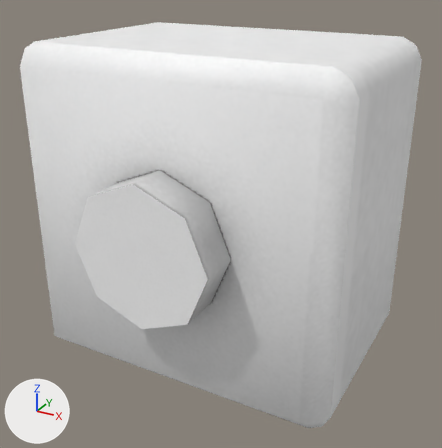
A saved change to the Blender file Models/doors/door.blend.
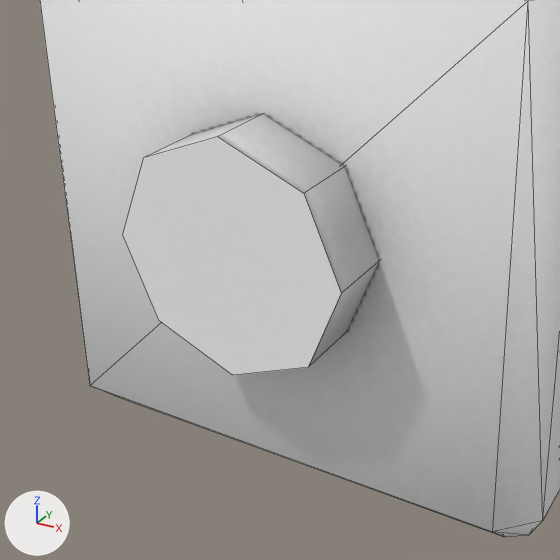
Each version appears first from a 50 mm camera at (-0.7555, -0.1476, 0.593) aimed at (-0.7976, -0.071, 0.5547), and next in a close-up on the part from 0% to 77% of the width and 22% to 99% of the height. Lighting does not change. The marker at lower left points along +X, +Y and +Z. The close-ups show mesh edges as thin lines.

Names of what the first close-up shows: 'bell-base', 'bell-button'.
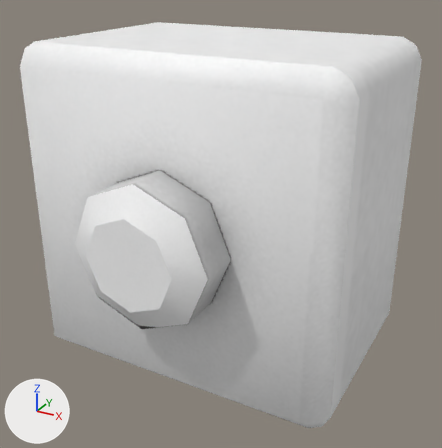
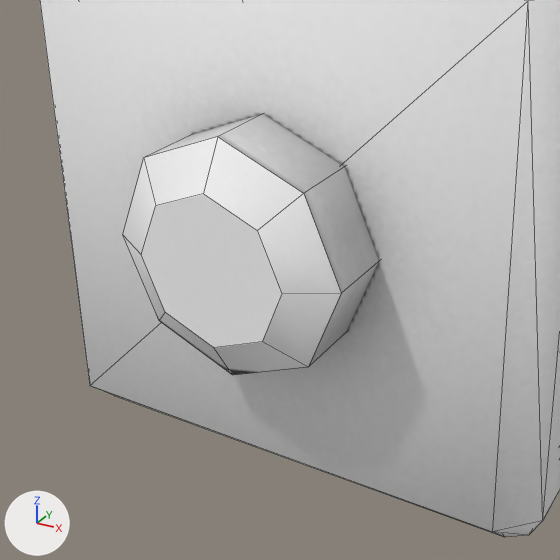
Boxes [x1, y1, x2, y2] around the edits, measured in the close-ups (560 x 560 px):
part 1 of me_cylinder, built on: [123, 137, 341, 375] in both

What changed in the scene script:
```text
Change me_cylinder:
    used by ob_bell_button; location = (-0.8091, -0.0574, 0.5485)
    remove me_cylinder.from_pydata(...)  # 16 vertices, 9 faces; spans x -0.0129..0.0129, y -0.0203..-0.0037, z -0.0129..0.0129
    add me_cylinder.from_pydata(...)  # 24 vertices, 17 faces; spans x -0.0129..0.0129, y -0.023..-0.0037, z -0.0129..0.0129
    me_cylinder part 1
    1 face is deleted
    8 vertices are added at x -0.0082..0.0082, y -0.023, z -0.0082..0.0082
    9 new faces join them
```
